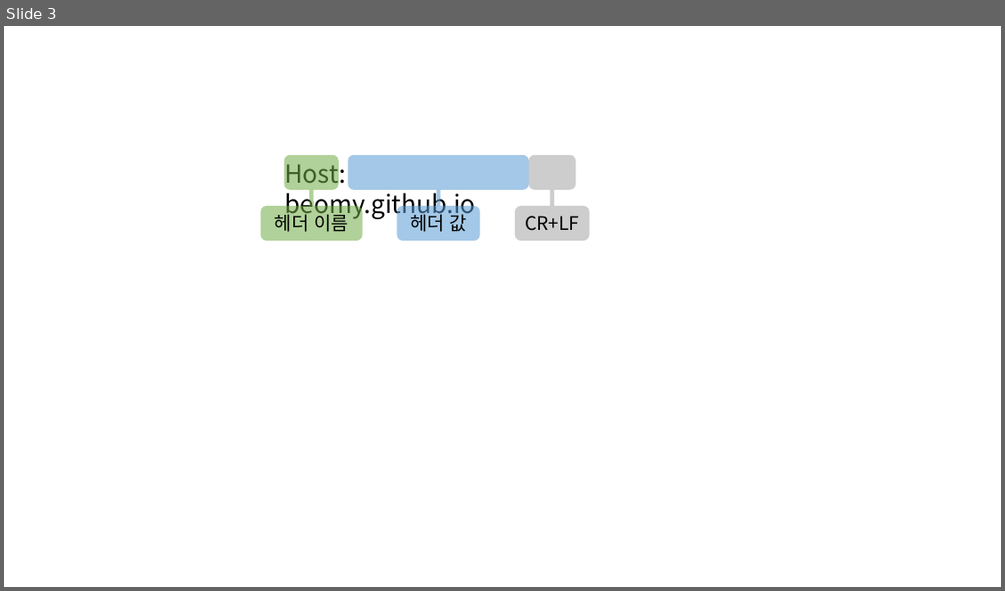
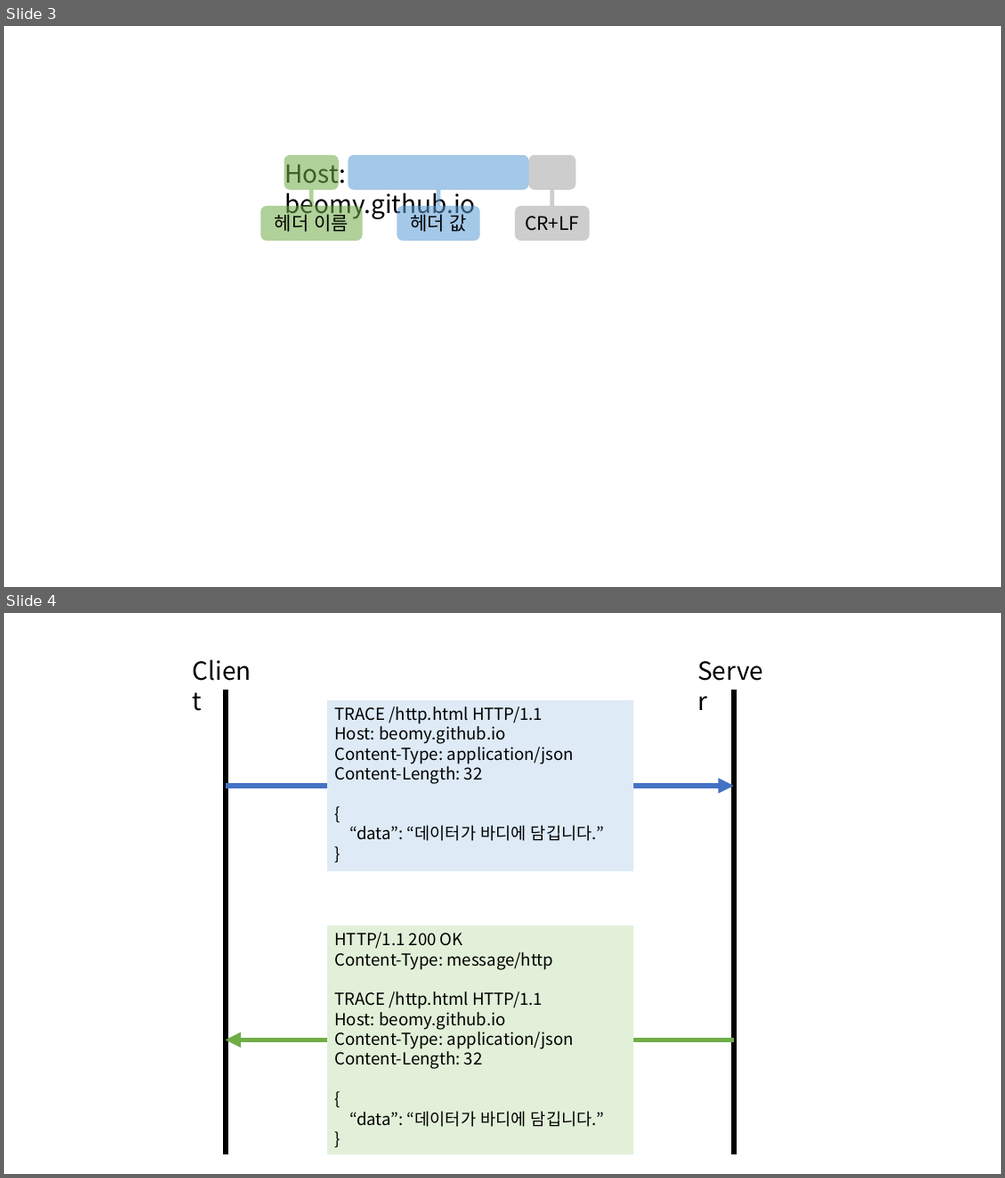
Before and after one commit to beomy/beomy.github.io, a slide deck: assets/img/posts/etc/request.pptx. Shown one above the other, each under a label of ours: slide 3 before the commit, slides 3 and 4 after it. The pictures are 1005x591 and 1005x1178 pixels, drawn with LibreOffice and Linux fonts; fonts in the diff are those of the drawing. Boxes give left, top, right and bottom in pixels: in the first picture for what was removed or moved away, otherwise in the second. Text is boxed around its words. In the diff, an @@ line names an element or a change of style, - is before the commit and + after.

Commit message:
draft: update http
- TRACE 내용, 그림 추가
- PATCH 내용 추가
- 요청 헤더 정리

```diff
--- a/assets/img/posts/etc/request.pptx
+++ b/assets/img/posts/etc/request.pptx
@@ slide 4 added at [4,613,1001,1174], background #FFFFFF @@
@@ group added at [185,652,777,1154]: 2 lines, 2 texts, 2 arrows, 2 rectangles @@
+Client
+Server
+TRACE /http.html HTTP/1.1
+Host: beomy.github.io
+Content-Type: application/json
+Content-Length: 32
+{
+“data”: “데이터가 바디에 담깁니다.”
+}
+HTTP/1.1 200 OK
+Content-Type: message/http
+TRACE /http.html HTTP/1.1
+Host: beomy.github.io
+Content-Type: application/json
+Content-Length: 32
+{
+“data”: “데이터가 바디에 담깁니다.”
+}
```
Also in this commit, not shown: 2 other files.
